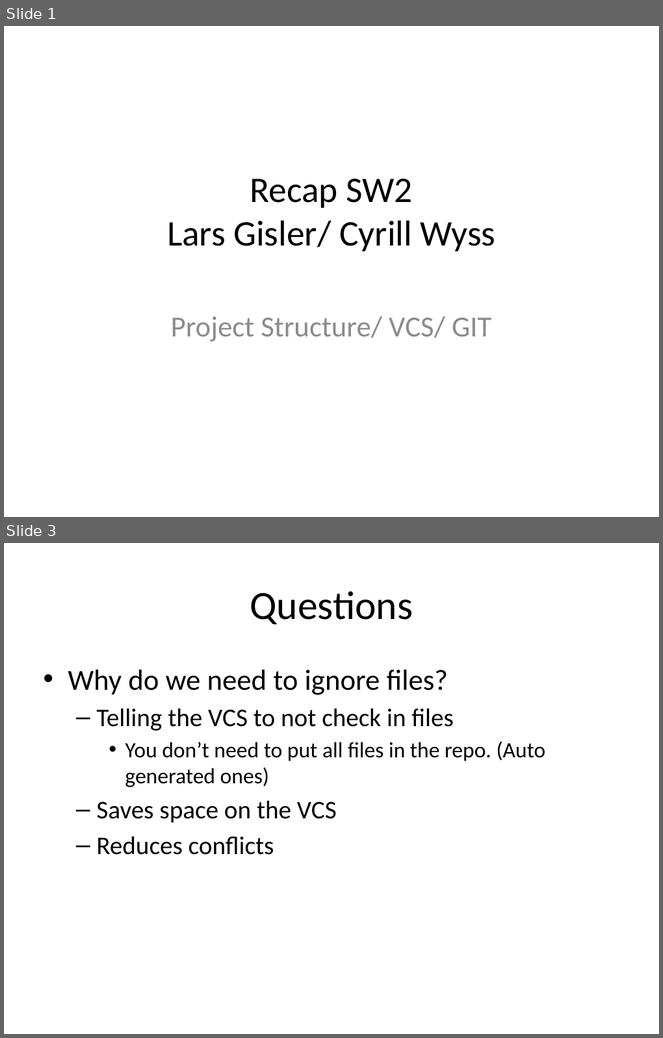
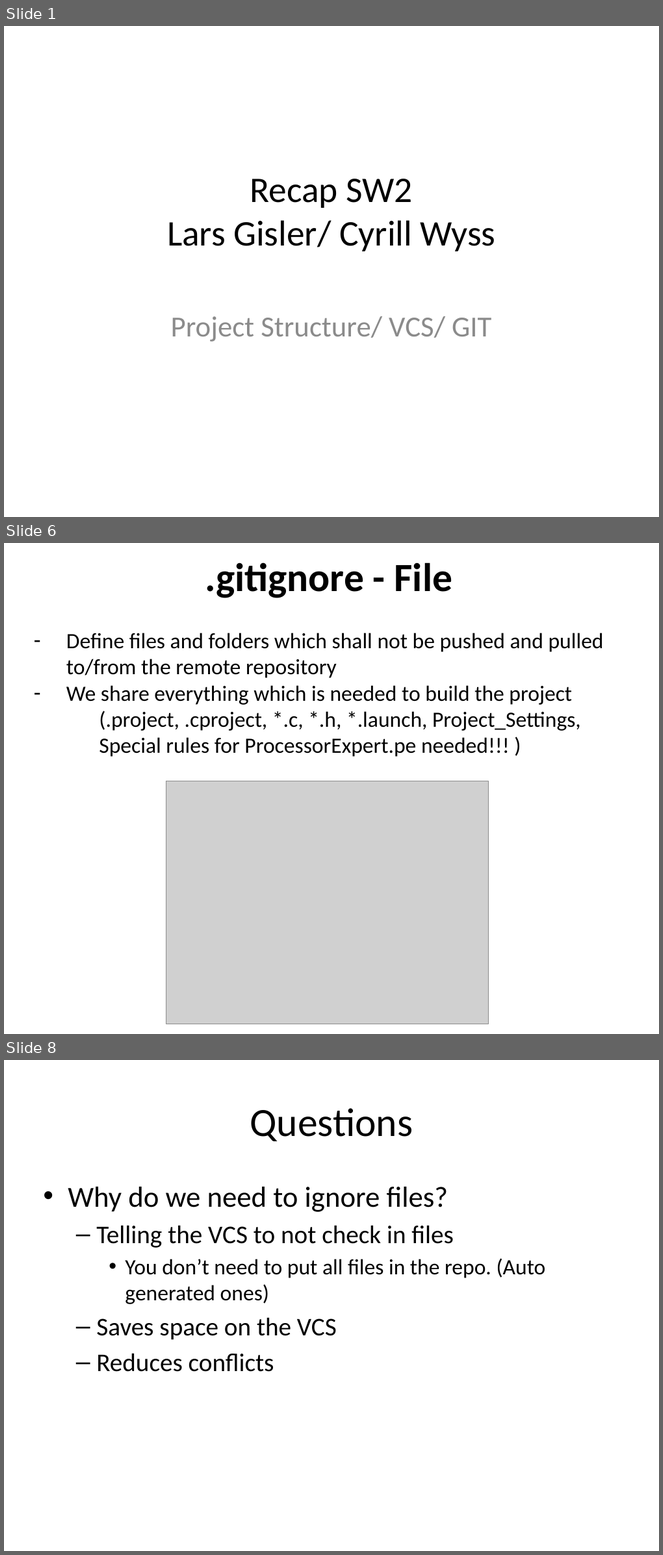
Before and after one commit to cyrillwyss/sumobot, a slide deck: Recap SW2.pptx. Shown one above the other, each under a label of ours: slides 1 and 3 before the commit, slides 1, 6 and 8 after it; the slides between them are not shown. The pictures are 663x1038 and 663x1555 pixels, drawn with LibreOffice and Linux fonts; fonts in the diff are those of the drawing; grey boxes stand for pictures. Boxes give left, top, right and bottom in pixels: in the first picture for what was removed or moved away, otherwise in the second. Text is boxed around its words. In the diff, an @@ line names an element or a change of style, - is before the commit and + after.

```diff
--- a/Recap SW2.pptx
+++ b/Recap SW2.pptx
@@ slide 6 added at bbox=[4, 543, 659, 1034], background #FFFFFF @@
@@ title added at bbox=[205, 563, 452, 598], 44 pt, text #000000, bold @@
+.gitignore - File
@@ text added at bbox=[66, 633, 604, 757], 24 pt, text #000000 @@
+– Define files and folders which shall not be pushed and pulled to/from the remote repository
+– We share everything which is needed to build the project
+(.project, .cproject, *.c, *.h, *.launch, Project_Settings,
+Special rules for ProcessorExpert.pe needed!!! )
@@ picture added at bbox=[166, 782, 488, 1025] @@
@@ what was slide 3 is now slide 8 @@
```
Also in this commit, not shown: 3 slides changed, 5 other slides added.
